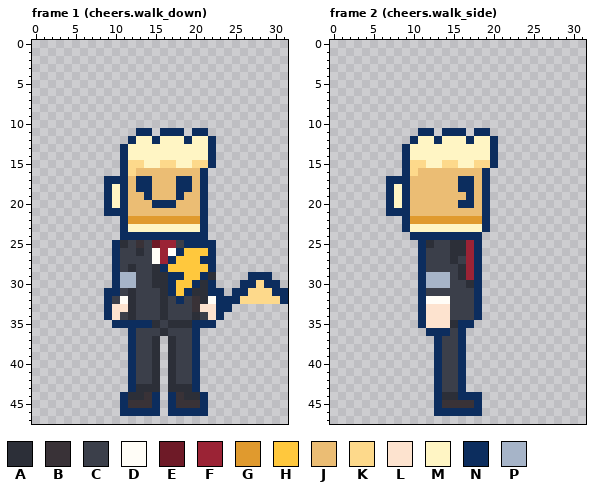
File history of a pixel-art file, art-src/characters/cheers.aseprite. This is how it looked before the edit.
32x48 pixels, 9 frames. Shown: frame 1 (cheers.walk_down), frame 2 (cheers.walk_side). The commit also changed other frames, which this record leaves out.
Palette (. is transparent): A #2c2f38  B #393237  C #3b3f4a  D #fffdf7  E #6e1a27  F #9b2335  G #e09a2e  H #ffc83d  J #ebbd74  K #fdd98b  L #fde3cf  M #fff5c4  N #0c2d5e  P #a6b4c8
And afterwards:
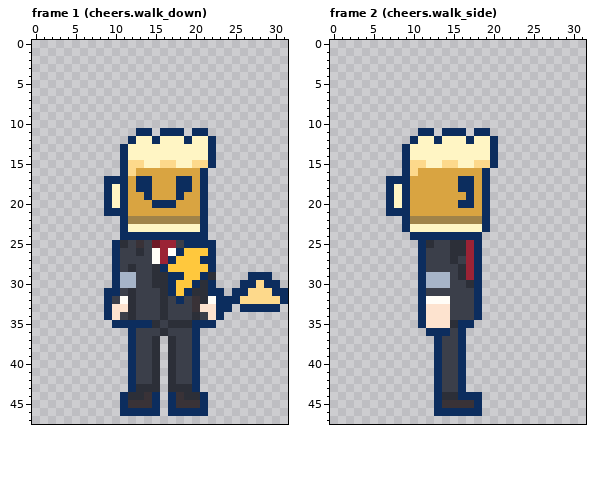
From old to new:
colour G: #e09a2e -> #a08349
colour J: #ebbd74 -> #d9a441
Changed rows in their new state; - is a pixel that keeps its letter.
Frame 1 (cheers.walk_down):
first column x 26:
33 NNNNN
Changed places in both pictures, as pixel boxes (x1, y1, x2, y2):
changed: (128, 168, 200, 224)
added: (240, 304, 280, 312)
changed: (410, 168, 482, 224)
